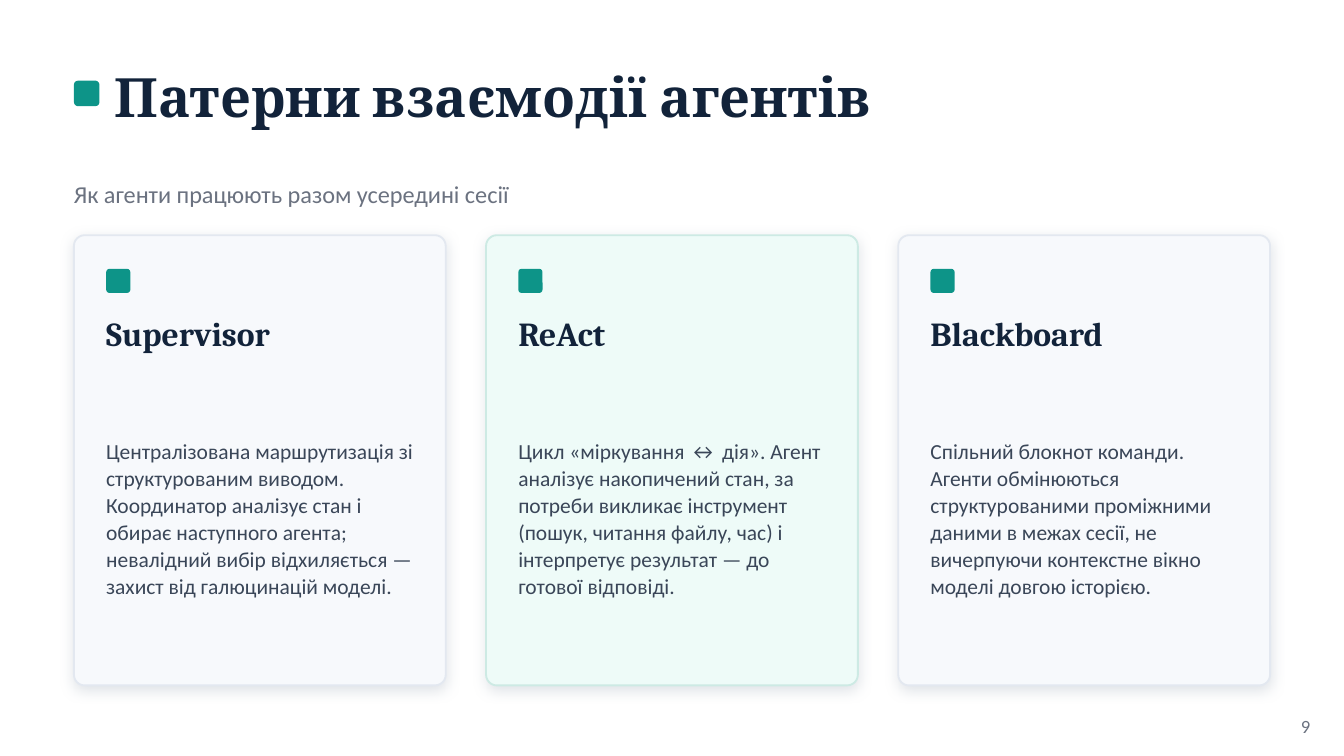
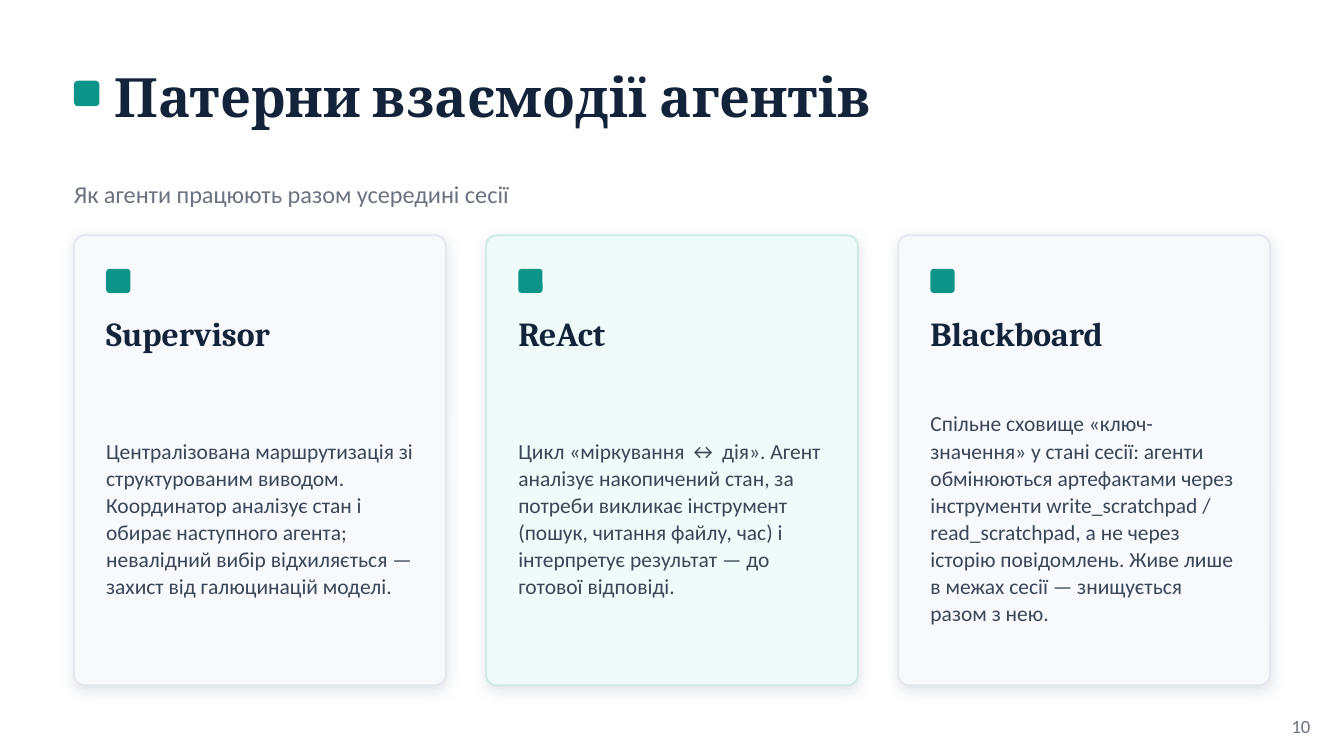
Before and after one commit to NureShelekhanOleksandr/2026_B_PI_PZPI-22-2_Shelekhan_O_M, a slide deck: slide 10 of 2026_Б_ПІ_ПЗПІ-22-2_Шелехань_О_М.pptx (slide 9 before the commit). Drawn at 1344x756 pixels with LibreOffice and Linux fonts; fonts in the diff are those of the drawing. Boxes give left, top, right and bottom in pixels: in the first picture for what was removed or moved away, otherwise in the second. Text is boxed around its words. In the diff, an @@ line names an element or a change of style, - is before the commit and + after.

```diff
--- a/2026_Б_ПІ_ПЗПІ-22-2_Шелехань_О_М.pptx
+++ b/2026_Б_ПІ_ПЗПІ-22-2_Шелехань_О_М.pptx
@@ text at box(930, 416, 1233, 625): text changed @@
-Спільний блокнот команди. Агенти обмінюються структурованими проміжними даними в межах сесії, не вичерпуючи контекстне вікно моделі довгою історією.
+Спільне сховище «ключ-значення» у стані сесії: агенти обмінюються артефактами через інструменти write_scratchpad / read_scratchpad, а не через історію повідомлень. Живе лише в межах сесії — знищується разом з нею.
@@ text at box(1292, 721, 1311, 733): text changed @@
-9
+10
```
Also in this commit, not shown: 12 other slides changed, 1 slide added, 1 slide removed.
